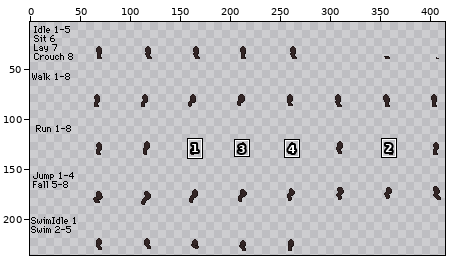
Sprite sheet -- humanoid/sbq/Razuel/Razuel/legs/hindlegBack.png. The first picture is a wide view before the edit; the outline marks the close-up.
Close-up. The starting point:
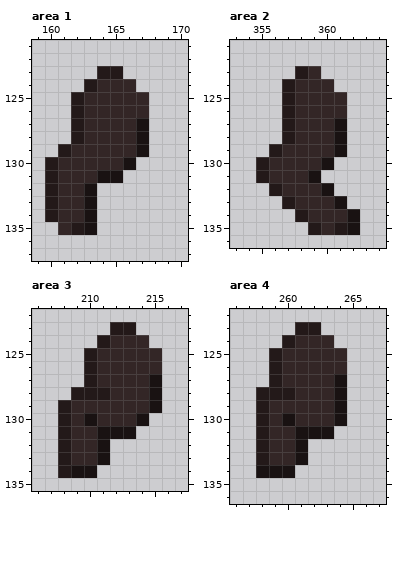
The file is 432x240 pixels. Shown: area 1: x 159..170, y 121..137; area 2: x 353..364, y 121..136; area 3: x 206..217, y 122..135; area 4: x 256..267, y 122..136. The wide view leaves out empty margins. The commit also changed other parts of the picture, which this record leaves out.
The same view after the edit:
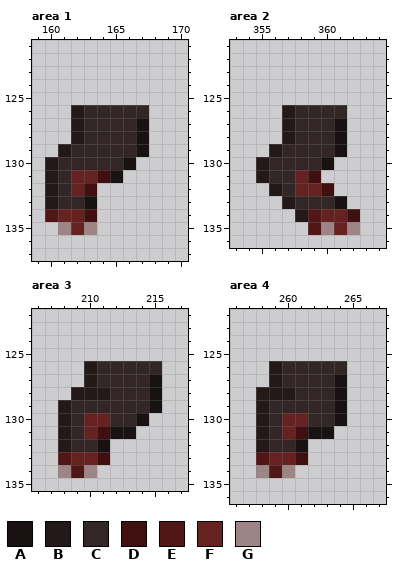
Palette (. is transparent): A #191212  B #231919  C #332626  D #401010  E #511616  F #662121  G #9e8585
Difference:
--- area 1
@@ x 159..170 @@
 122 ............
-123 .....BB.....
-124 ....BCCC....
-125 ...BCCCCC...
+123 ............
+124 ............
+125 ............
 126 ...BCCCCC...
@@ x 159..166 @@
 130 .BCCCCCA
-131 .BCCCAA.
-132 .BCCA...
+131 .BCFFDA.
+132 .BCFD...
 133 .BCCA...
-134 .BCCA...
-135 ..CBA...
+134 .EFFD...
+135 ..GFG...
 136 ........
--- area 2
@@ x 353..364 @@
 122 ............
-123 .....BC.....
-124 ....BCCC....
-125 ....BCCCC...
+123 ............
+124 ............
+125 ............
 126 ....BCCCC...
@@ x 353..364 @@
 130 ..BCCCCA....
-131 ..BCCCA.....
-132 ...BCCCA....
+131 ..BCCFD.....
+132 ...BCFFD....
 133 ....BCCCA...
-134 .....BCCCA..
-135 ......BCBA..
+134 .....BEFFD..
+135 ......EGFG..
 136 ............
--- area 3
@@ x 206..217 @@
 122 ............
-123 ......BB....
-124 .....BCCC...
-125 ....BCCCCC..
+123 ............
+124 ............
+125 ............
 126 ....BCCCCC..
@@ x 206..213 @@
 129 ..BCCCCC
-130 ..BCACCC
-131 ..BCCAAA
+130 ..BCFFCC
+131 ..BCFDAA
 132 ..BCCA..
-133 ..BCCA..
-134 ..BAA...
+133 ..EFFD..
+134 ..GEG...
 135 ........
--- area 4
@@ x 256..267 @@
 122 ............
-123 .....BB.....
-124 ....BCCC....
-125 ...BCCCCC...
+123 ............
+124 ............
+125 ............
 126 ...BCCCCC...
@@ x 256..263 @@
 129 ..BCCCCC
-130 ..BCACCC
-131 ..BCCAAA
+130 ..BCFFCC
+131 ..BCFDAA
 132 ..BCCA..
-133 ..BCCA..
-134 ..AAA...
+133 ..EFFD..
+134 ..GEG...
 135 ........
Where, in picture pixels (left, top, right, bottom), the same in both close-ups:
erased: (71, 66, 149, 105)
changed: (45, 170, 110, 235)
erased: (282, 66, 347, 105)
changed: (295, 170, 360, 235)
changed: (58, 322, 162, 478)
changed: (256, 322, 347, 478)
